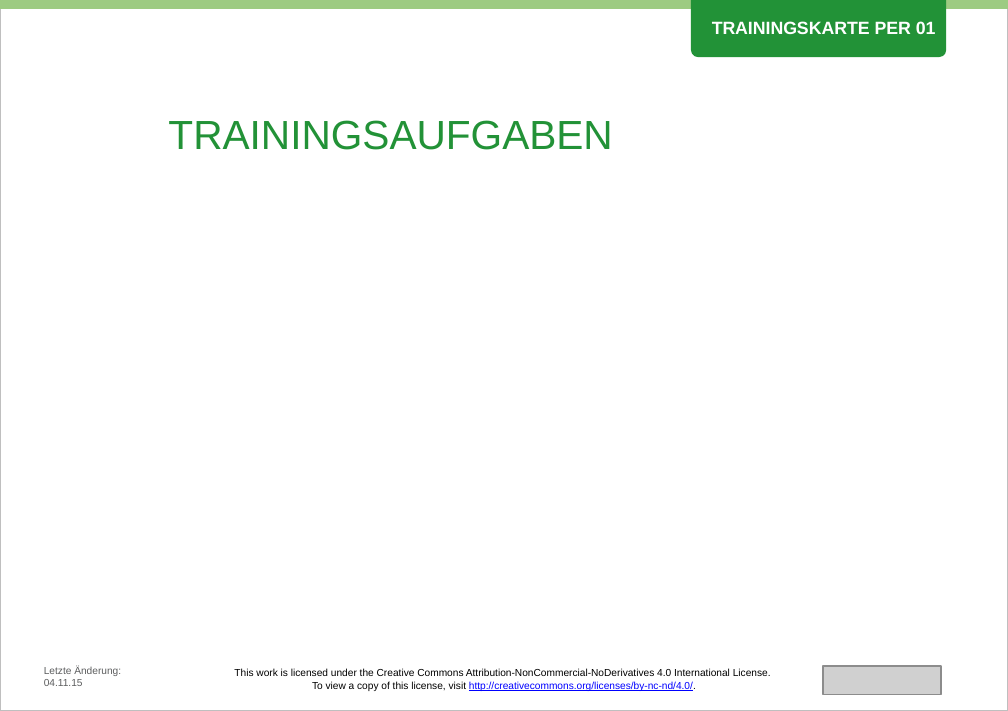
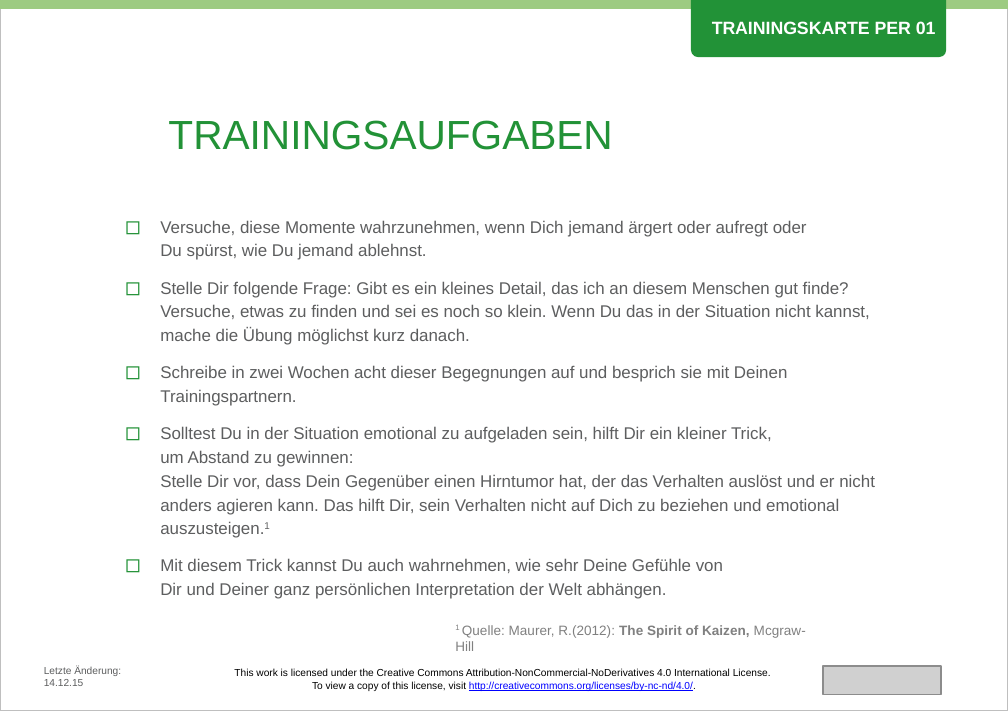
Before and after one commit to Teamtool/training-materials, a slide deck: slide 2 of training-cards/emotional erwachsen/Perception (PER)/ger/apprentice/ger_PER_01_Wertschätzung_EE_A.pptx. Drawn at 1008x711 pixels with LibreOffice and Linux fonts; fonts in the diff are those of the drawing; grey boxes stand for pictures; background and template pictures are left out. Boxes give left, top, right and bottom in pixels: in the first picture for what was removed or moved away, otherwise in the second. Text is boxed around its words. In the diff, an @@ line names an element or a change of style, - is before the commit and + after.

```diff
--- a/training-cards/emotional erwachsen/Perception (PER)/ger/apprentice/ger_PER_01_Wertschätzung_EE_A.pptx
+++ b/training-cards/emotional erwachsen/Perception (PER)/ger/apprentice/ger_PER_01_Wertschätzung_EE_A.pptx
@@ text added at <box>160,220,875,599</box>, 10 pt, text #5D5E5F @@
+◻ Versuche, diese Momente wahrzunehmen, wenn Dich jemand ärgert oder aufregt oder
+  Du spürst, wie Du jemand ablehnst.
+◻ Stelle Dir folgende Frage: Gibt es ein kleines Detail, das ich an diesem Menschen gut finde?
+  Versuche, etwas zu finden und sei es noch so klein. Wenn Du das in der Situation nicht kannst,
+  mache die Übung möglichst kurz danach.
+◻ Schreibe in zwei Wochen acht dieser Begegnungen auf und besprich sie mit Deinen Trainingspartnern.
+◻ Solltest Du in der Situation emotional zu aufgeladen sein, hilft Dir ein kleiner Trick,
+  um Abstand zu gewinnen:
+  Stelle Dir vor, dass Dein Gegenüber einen Hirntumor hat, der das Verhalten auslöst und er nicht anders agieren kann. Das hilft Dir, sein Verhalten nicht auf Dich zu beziehen und emotional auszusteigen.1
+◻ Mit diesem Trick kannst Du auch wahrnehmen, wie sehr Deine Gefühle von
+  Dir und Deiner ganz persönlichen Interpretation der Welt abhängen.
@@ text added at <box>455,625,806,651</box>, 8 pt, text #808080 @@
+1 Quelle: Maurer, R.(2012): The Spirit of Kaizen, Mcgraw-Hill
@@ text at <box>44,666,121,686</box>: text changed @@
-Letzte Änderung: 04.11.15
+Letzte Änderung: 14.12.15
```
Also in this commit, not shown: 1 other slide changed, 17 other files.
